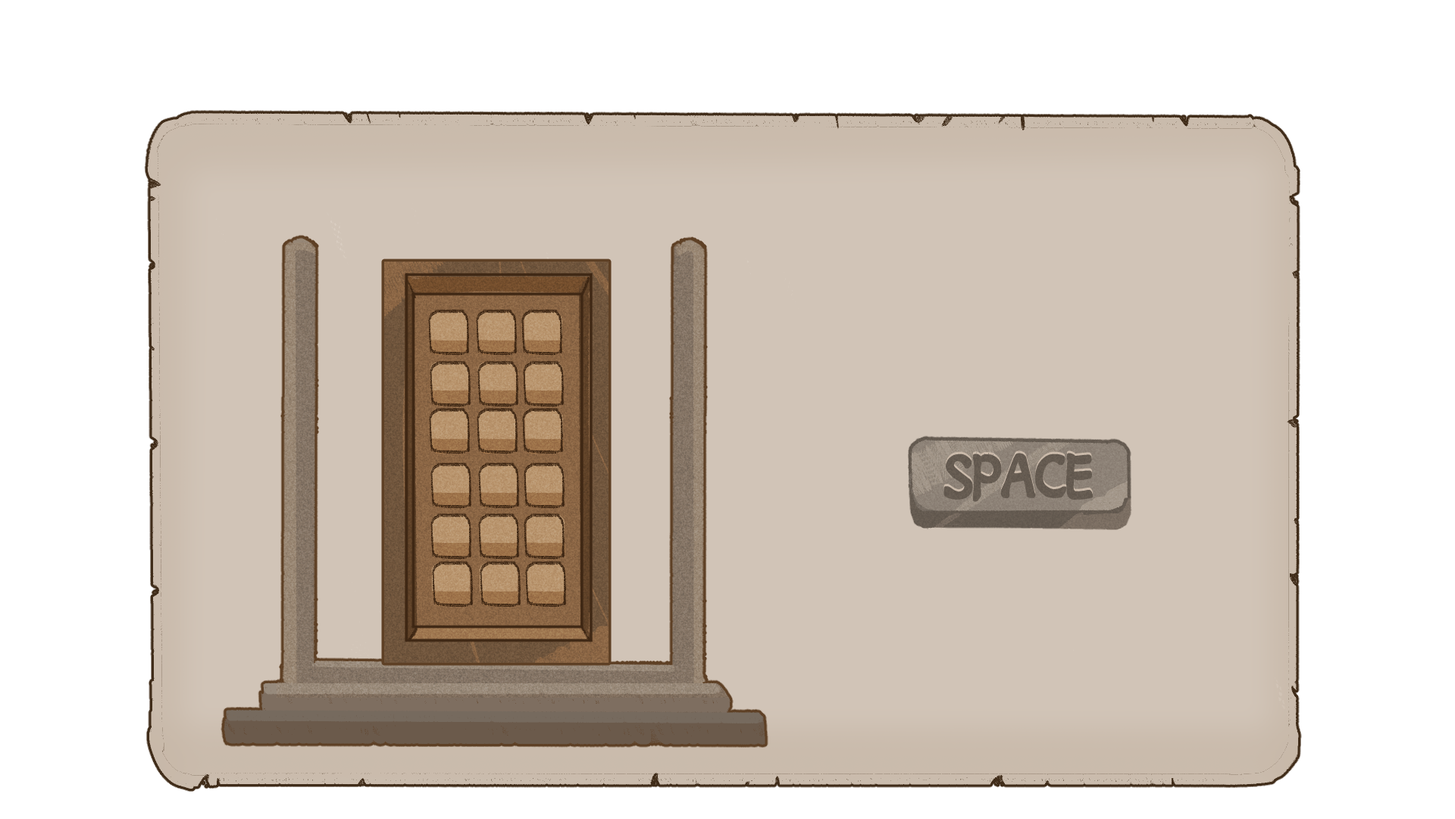
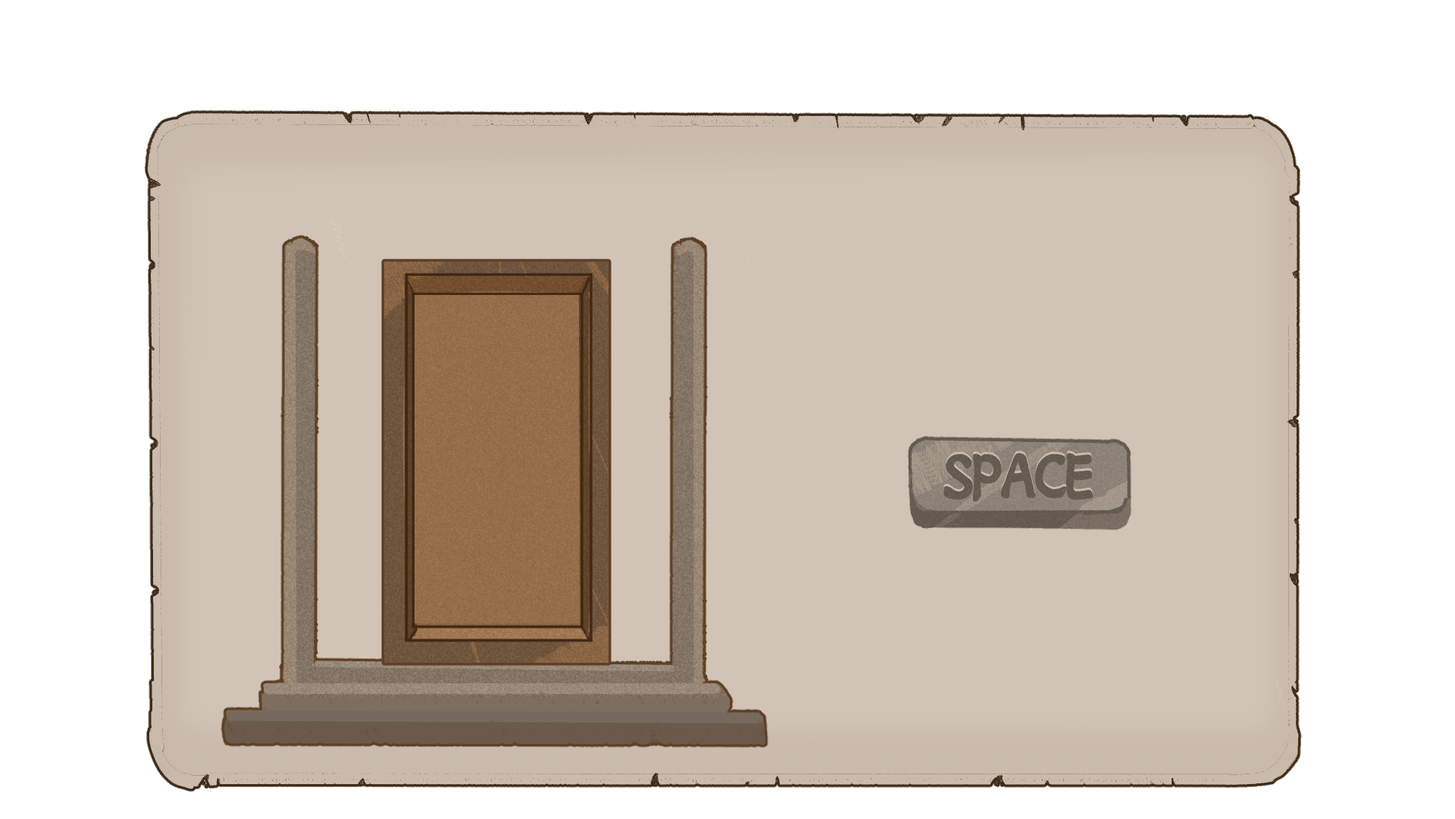
The second 1455×819 image is a revision of the first. Changes to its layers:
removed layer "레이어 8" over [428, 309, 567, 608]
painted on "레이어 7" over [414, 294, 580, 624]
